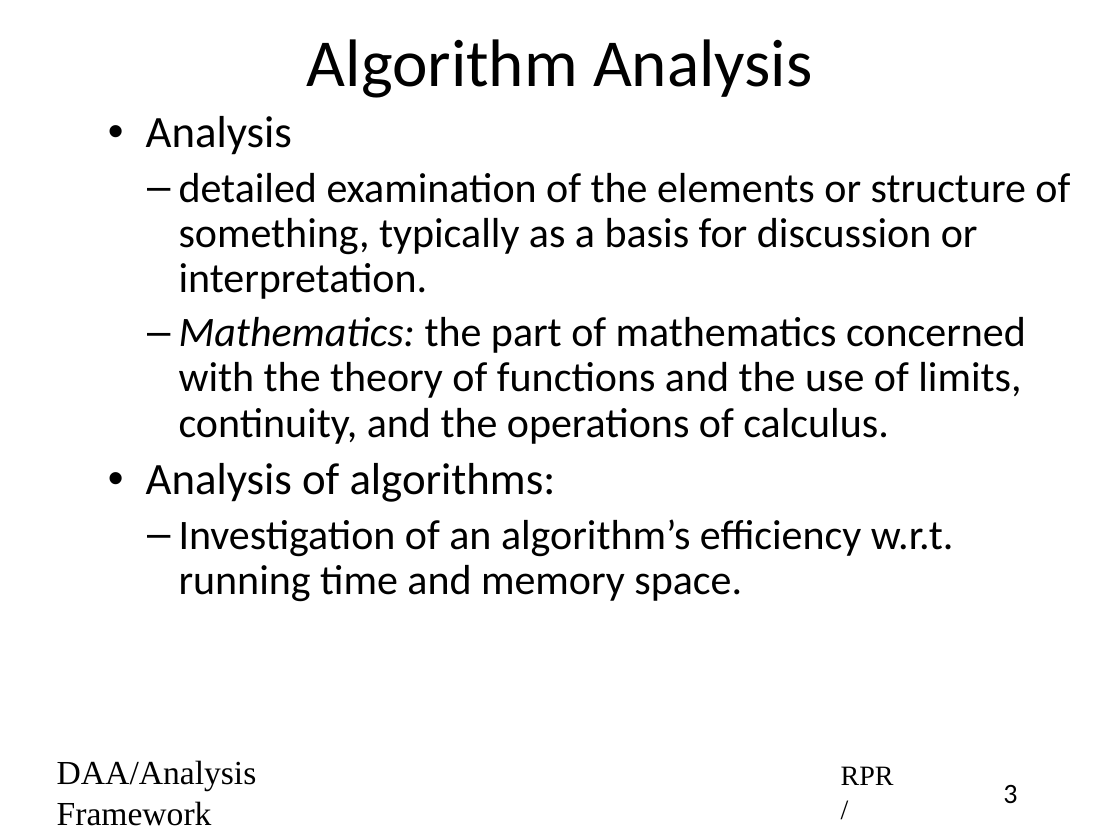
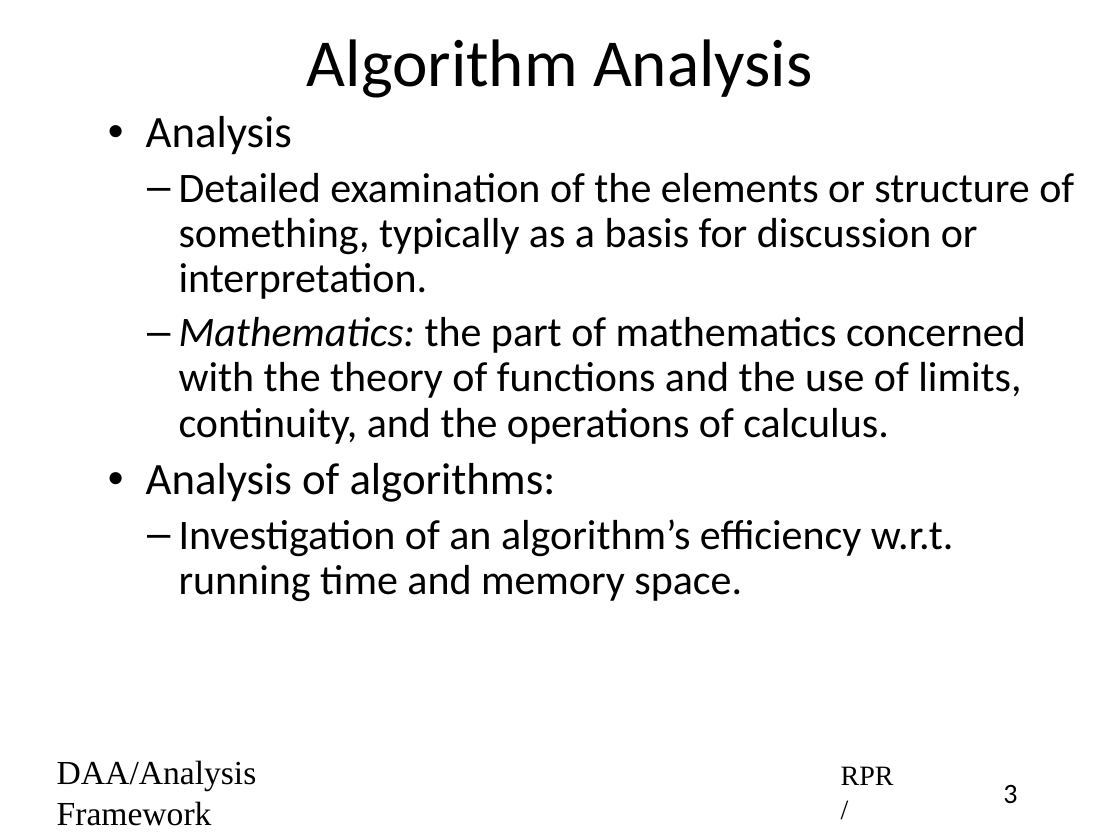
Before and after one commit to rprustagi/2019-17CS43-DAA, a slide deck: slide 3 of Slides-RPR/2019-H1-DAA-L05-Algo-Performance.pptx. Drawn at 1120x840 pixels with LibreOffice and Linux fonts; fonts in the diff are those of the drawing. Boxes give left, top, right and bottom in pixels: in the first picture for what was removed or moved away, otherwise in the second. Text is boxed around its words. In the diff, an @@ line names an element or a change of style, - is before the commit and + after.

```diff
--- a/Slides-RPR/2019-H1-DAA-L05-Algo-Performance.pptx
+++ b/Slides-RPR/2019-H1-DAA-L05-Algo-Performance.pptx
@@ text at <box>179,173,1074,299</box>: text changed @@
-  – detailed examination of the elements or structure of something, typically as a basis for discussion or interpretation.
+  – Detailed examination of the elements or structure of something, typically as a basis for discussion or interpretation.
```
Also in this commit, not shown: 8 other slides changed, 25 other files.
